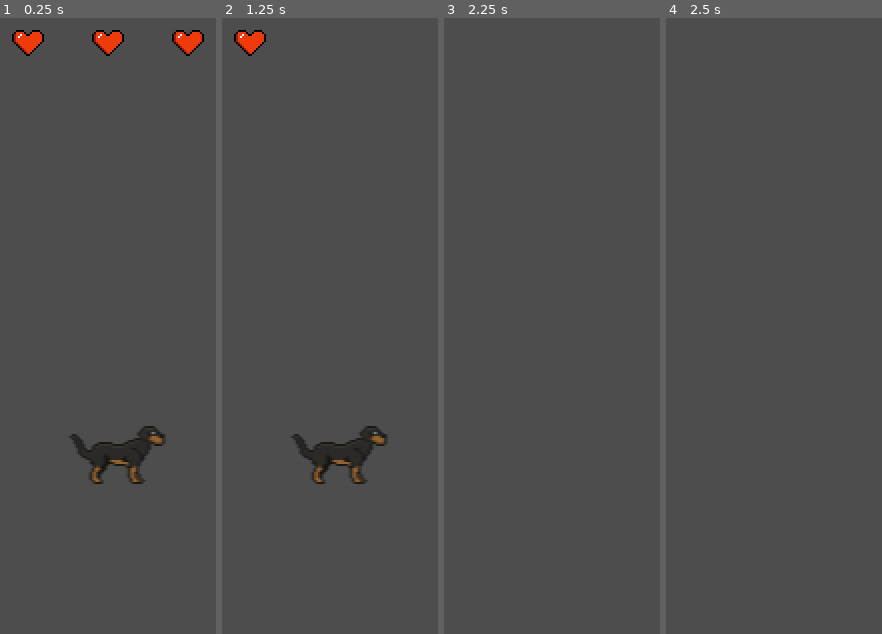
Above: before the commit, frames 1-4 (left to right).
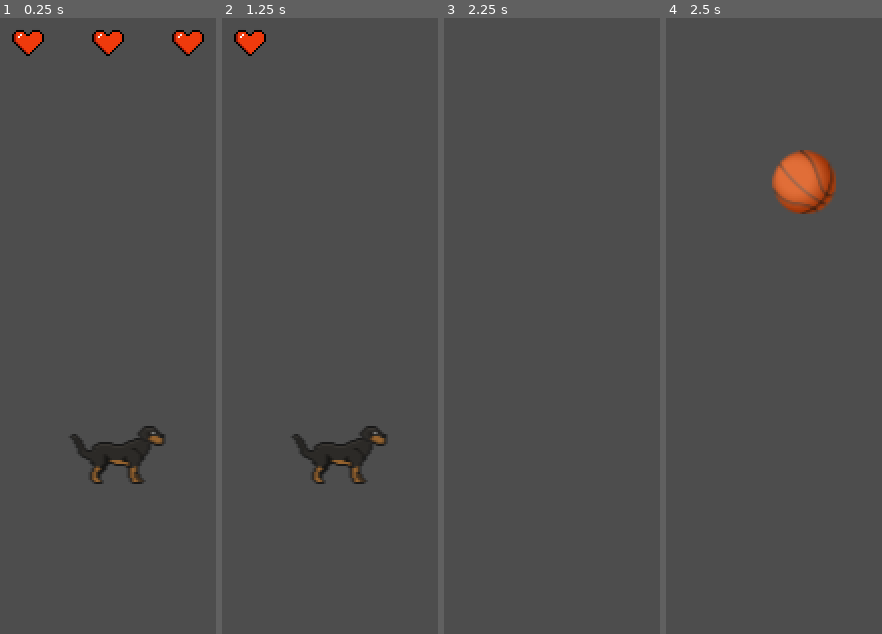
Above: after the commit, the same moments.

Repository: magickbot/putudodge
Game: Godot game, scene res://scenes/Main.tscn
The game is run twice, just before and just after one commit, with the same random seed, the same clock (stepped at 60 frames per second) and the same inputs.
Inputs (mouse positions are in pixels of both pictures, inside the frame that each line leads up to):
- Up to frame 1 (0.25 s): no input
- Up to frame 2 (1.25 s): tap Enter (ui_accept) at 0.5, 0.77 s; move the mouse to (330, 245) at 0.52 s; click (330, 245) at 0.67 s
- Up to frame 3 (2.25 s): tap Enter (ui_accept) at 1.25, 2 s; drag from (outside the picture) to (outside the picture) at 1.27 s; move the mouse to (outside the picture) at 2.02 s; click (outside the picture) at 2.17 s
- Up to frame 4 (2.5 s): no input

Frames 1-3 are identical in both runs. In frame 4, 2.4% of the frame differs, in the area x 49-79%, y 21-32%.

Commit message:
added basic projectiles and spawner with spawn time, speed, and angle based off of random values

Diff:
--- a/scenes/Main.tscn
+++ b/scenes/Main.tscn
@@ -1,5 +1,6 @@
-[gd_scene load_steps=4 format=3 uid="uid://c7aer2gm3ia2k"]
+[gd_scene load_steps=5 format=3 uid="uid://c7aer2gm3ia2k"]
 
+[ext_resource type="PackedScene" uid="uid://ytm16td4s2ss" path="res://scenes/spawner.tscn" id="1_rarhs"]
 [ext_resource type="Texture2D" uid="uid://dq84vfhmuqjf7" path="res://assets/Pixel Heart Sprite Sheet 16x16.png" id="2_0bbpv"]
 [ext_resource type="PackedScene" uid="uid://bkcgh8avstrjh" path="res://scenes/player.tscn" id="2_rarhs"]
 [ext_resource type="PackedScene" uid="uid://cy5241v818q86" path="res://scenes/joystick.tscn" id="3_vcsgt"]
@@ -42,3 +43,5 @@
 
 [node name="Player" parent="." instance=ExtResource("2_rarhs")]
 position = Vector2(581, 306)
+
+[node name="spawner" parent="." instance=ExtResource("1_rarhs")]
--- a/scenes/joystick.tscn
+++ b/scenes/joystick.tscn
@@ -1,6 +1,6 @@
 [gd_scene load_steps=4 format=3 uid="uid://cy5241v818q86"]
 
-[ext_resource type="Script" uid="uid://bkoacbmxfxqo4" path="res://joystick.gd" id="1_m03u7"]
+[ext_resource type="Script" uid="uid://bkoacbmxfxqo4" path="res://scenes/joystick.gd" id="1_m03u7"]
 [ext_resource type="Texture2D" uid="uid://dtmwa1s3ufxtv" path="res://assets/Joystick.png" id="2_luu5j"]
 [ext_resource type="Texture2D" uid="uid://bjlb05fvo5fd1" path="res://assets/SmallHandleFilled.png" id="3_g1lyw"]
 
--- /dev/null
+++ b/scenes/projectile.gd
@@ -0,0 +1,18 @@
+extends Area2D
+
+# Speed range variables
+@export var min_speed := 500.0
+@export var max_speed := 900.0
+var speed := 700.0
+var direction := Vector2.ZERO
+
+func _ready():
+	# Set a random speed when the projectile is created
+	speed = randf_range(min_speed, max_speed)
+	print("Projectile spawned with speed: " + str(speed))
+
+func set_direction_to_target(target_pos: Vector2):
+	direction = (target_pos - global_position).normalized()
+
+func _physics_process(delta):
+	position += direction * speed * delta
--- /dev/null
+++ b/scenes/projectile.tscn
@@ -0,0 +1,16 @@
+[gd_scene load_steps=4 format=3 uid="uid://ctv8ey3ggiup3"]
+
+[ext_resource type="Texture2D" uid="uid://6cmwahapid7k" path="res://assets/ball.png" id="1_a85iw"]
+[ext_resource type="Script" uid="uid://bm5mi8tu0mdda" path="res://scenes/projectile.gd" id="1_q3m7n"]
+
+[sub_resource type="CircleShape2D" id="CircleShape2D_qxf0c"]
+radius = 16.0
+
+[node name="Area2D" type="Area2D"]
+script = ExtResource("1_q3m7n")
+
+[node name="CollisionShape2D" type="CollisionShape2D" parent="."]
+shape = SubResource("CircleShape2D_qxf0c")
+
+[node name="Sprite2D" type="Sprite2D" parent="."]
+texture = ExtResource("1_a85iw")
--- /dev/null
+++ b/scenes/spawner.gd
@@ -0,0 +1,49 @@
+extends Node2D
+
+var default_distance := 1200
+@export var projectile_scene: PackedScene
+@export var min_spawn_interval := 0.5  # Minimum seconds between spawns
+@export var max_spawn_interval := 2.0  # Maximum seconds between spawns
+@onready var brown_dog: CharacterBody2D = $"../Player"
+var spawn_timer: Timer
+
+func _ready():
+	spawn_projectile()  # Start immediately
+	start_spawning()
+
+func start_spawning():
+	spawn_timer = Timer.new()
+	spawn_timer.one_shot = true  # Now one-shot so we can set random time each spawn
+	spawn_timer.autostart = true
+	add_child(spawn_timer)
+	spawn_timer.timeout.connect(on_timer_timeout)
+
+	# Set first random interval
+	set_random_timer_interval()
+
+func set_random_timer_interval():
+	var random_interval = randf_range(min_spawn_interval, max_spawn_interval)
+	spawn_timer.wait_time = random_interval
+	spawn_timer.start()
+
+func on_timer_timeout():
+	spawn_projectile()
+	set_random_timer_interval()  # Set new random interval after spawning
+
+func spawn_projectile():
+	if not is_instance_valid(brown_dog):
+		return
+
+	var angle_degrees = randf_range(0, 360)
+	var angle_radians = deg_to_rad(angle_degrees)
+	var spawn_distance = default_distance  # Distance from player
+	var spawn_offset = Vector2.RIGHT.rotated(angle_radians) * spawn_distance
+	var spawn_pos = brown_dog.global_position + spawn_offset
+	var projectile = projectile_scene.instantiate()
+	projectile.global_position = spawn_pos
+
+	# Face toward player
+	if projectile.has_method("set_direction_to_target"):
+		projectile.set_direction_to_target(brown_dog.global_position)
+
+	get_tree().current_scene.add_child(projectile)
--- /dev/null
+++ b/scenes/spawner.tscn
@@ -0,0 +1,8 @@
+[gd_scene load_steps=3 format=3 uid="uid://ytm16td4s2ss"]
+
+[ext_resource type="Script" uid="uid://kwd84bagdhbc" path="res://scenes/spawner.gd" id="1_2vbf6"]
+[ext_resource type="PackedScene" uid="uid://ctv8ey3ggiup3" path="res://scenes/projectile.tscn" id="2_ik2nu"]
+
+[node name="spawner" type="Node2D"]
+script = ExtResource("1_2vbf6")
+projectile_scene = ExtResource("2_ik2nu")
Binary file added: assets/ball.png
Not shown, added: assets/ball.png.import
Renamed: joystick.gd -> scenes/joystick.gd
Renamed: joystick.gd.uid -> scenes/joystick.gd.uid
Not shown, added: scenes/projectile.gd.uid
Not shown, added: scenes/spawner.gd.uid
